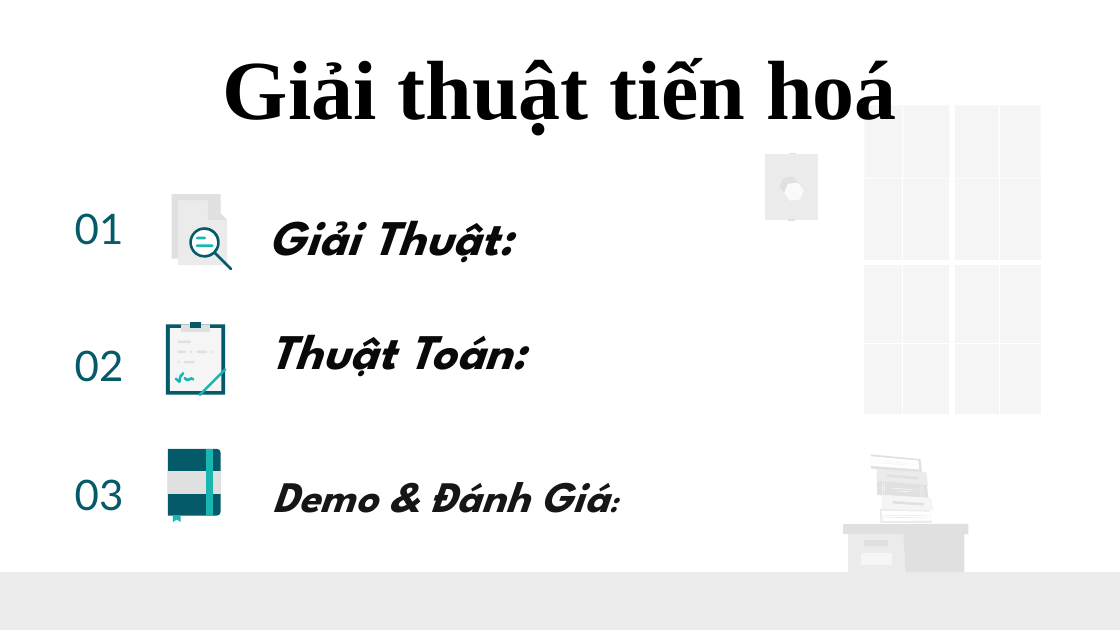
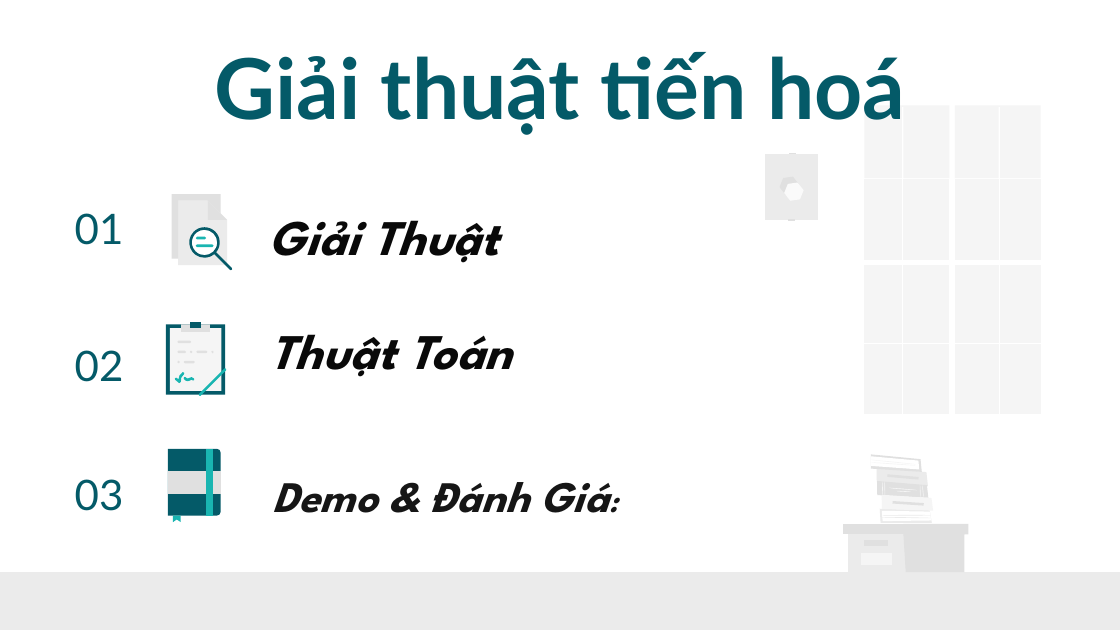
Before and after one commit to TooCuteToo/GiaiThuatTienHoa, a slide deck: slide 1 of ThuatTienHoa_I.pptx. Drawn at 1120x630 pixels with LibreOffice and Linux fonts; fonts in the diff are those of the drawing. Boxes give left, top, right and bottom in pixels: in the first picture for what was removed or moved away, otherwise in the second. Text is boxed around its words. In the diff, an @@ line names an element or a change of style, - is before the commit and + after.

```diff
--- a/ThuatTienHoa_I.pptx
+++ b/ThuatTienHoa_I.pptx
@@ title "Giải thuật tiến hoá" at [214, 52, 905, 134]: font Times New Roman to Lato, text colour #000000 to #045A68 @@
@@ subtitle at [269, 220, 499, 263]: text changed @@
-Giải Thuật:
+Giải Thuật
@@ subtitle at [270, 334, 511, 377]: text changed @@
-Thuật Toán:
+Thuật Toán
```
Also in this commit, not shown: 24 other slides changed, 1 slide added, 1 other file.
